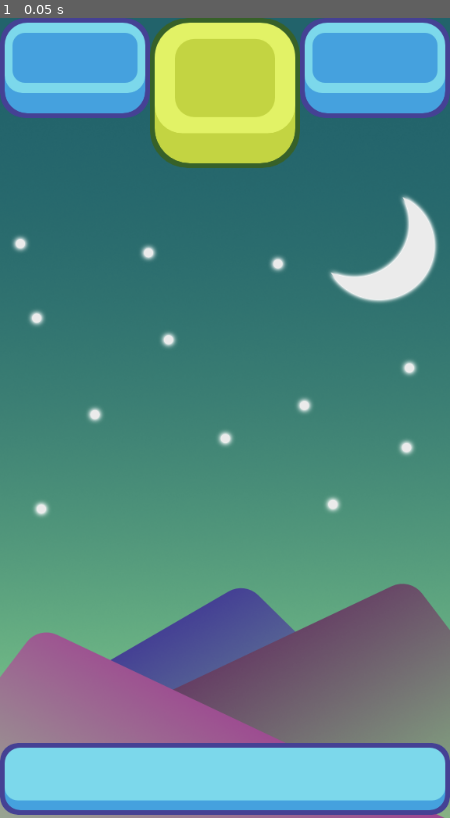
Above: before the commit, frame 1.
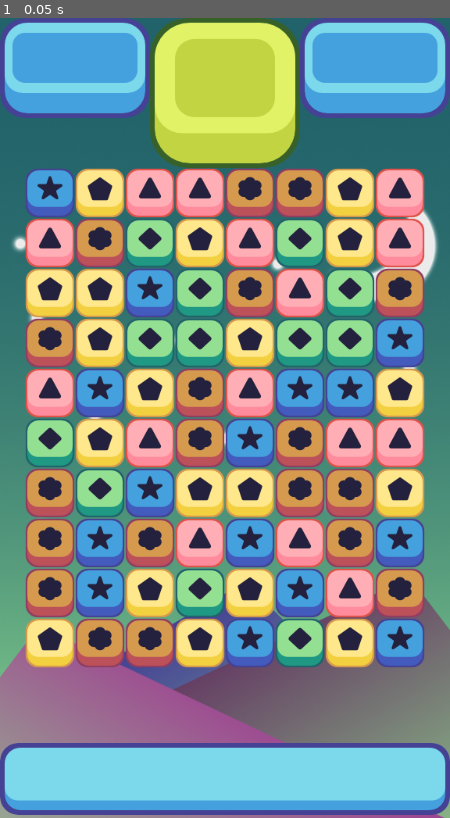
Above: after the commit, the same moment.

Repository: koljapluemer/beword-d
Game: Godot game, scene res://scenes/game_window.tscn
Same seed, same stepped clock (60 frames per second), same inputs: the game is played once before the commit and once after it.
Inputs:
- Up to frame 1 (0.05 s): no input

The runs differ from the first frame. In frame 1, 50% of the frame differs, in the area x 5-95%, y 18-82%.

Commit message:
finish tutorial 4

Diff:
--- a/scripts/grid.gd
+++ b/scripts/grid.gd
@@ -1,13 +1,48 @@
 extends Node2D
 
 # Grid Variables for Main Game Grid
-@export var  width: int;
-@export var  height: int;
-@export var  x_start: int;
-@export var  y_start: int;
-@export var  offset: int;
+@export var width: int;
+@export var height: int;
+@export var x_start: int;
+@export var y_start: int;
+@export var offset: int;
 
 var all_pieces: Array = [];
+
+var possible_pieces = [
+	preload("res://scenes/blue_piece.tscn"),
+	preload("res://scenes/green_piece.tscn"),
+	preload("res://scenes/orange_piece.tscn"),
+	preload("res://scenes/pink_piece.tscn"),
+	preload("res://scenes/yellow_piece.tscn")
+]
+
+
+func _ready():
+	all_pieces = make_2d_array();
+	spawn_pieces();
+
+
+func spawn_pieces():
+	for i in width:
+		for j in height:
+			var piece = possible_pieces[randi() % possible_pieces.size()].instantiate();
+			var pos = grid_to_pixel(i, j);
+			piece.position = pos;
+			all_pieces[i][j] = piece;
+			add_child(piece);
+
+# Helper Functions
+
+func grid_to_pixel(col, row):
+	var x = x_start + col * offset;
+	var y = y_start + row * -offset;
+	return Vector2(x, y);
+
+func pixel_to_grid(x, y):
+	var col = int((x - x_start) / offset);
+	var row = int((y - y_start) / offset);
+	return Vector2(col, row);
 
 func make_2d_array():
 	var arr = [];
@@ -16,7 +51,3 @@
 		for j in height:
 			arr[i].append(null);
 	return arr;
-
-func _ready():
-	all_pieces = make_2d_array();
-	print(all_pieces)
